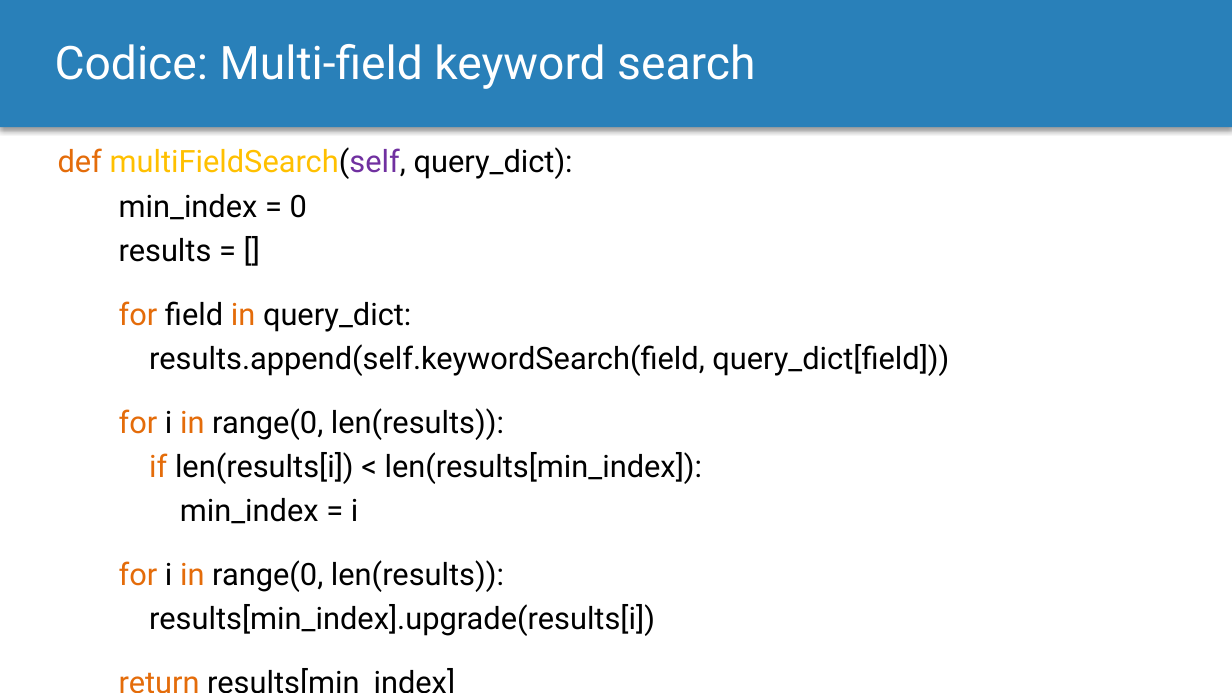
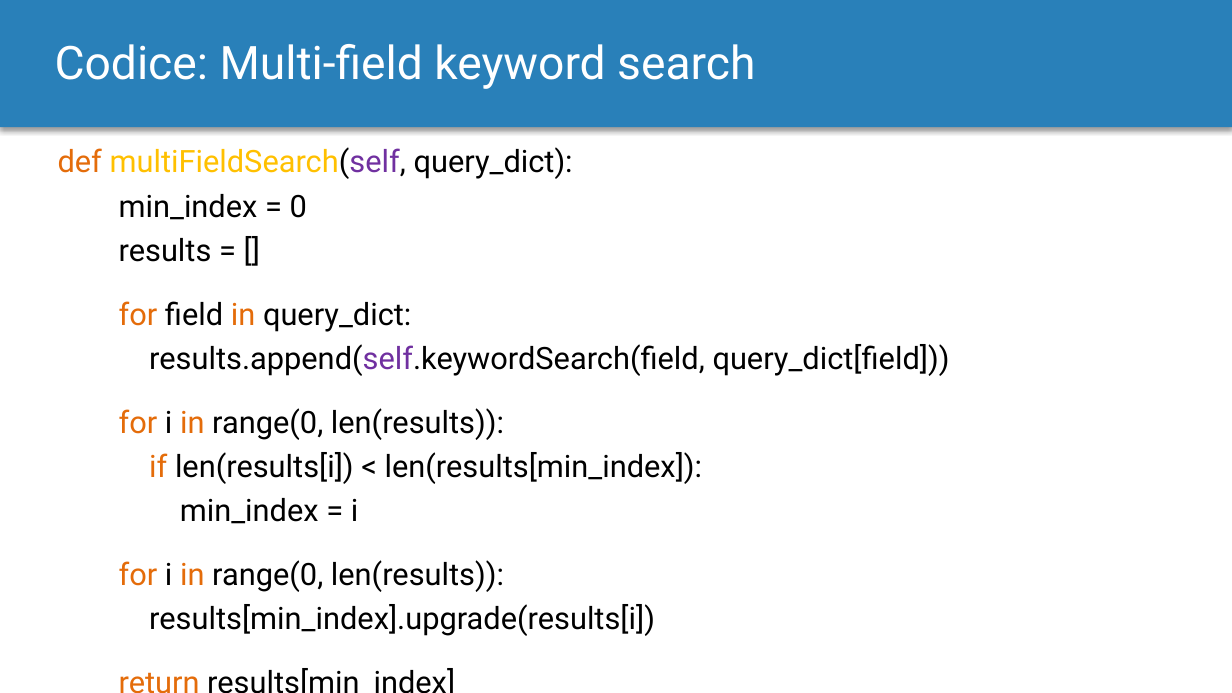
Before and after one commit to MurgoloMichele/GAvI, a slide deck: slide 11 of doc/Progetto.pptx. Drawn at 1232x693 pixels with LibreOffice and Linux fonts; fonts in the diff are those of the drawing. Boxes give left, top, right and bottom in pixels: in the first picture for what was removed or moved away, otherwise in the second. Text is boxed around its words. In the diff, an @@ line names an element or a change of style, - is before the commit and + after.

```diff
--- a/doc/Progetto.pptx
+++ b/doc/Progetto.pptx
@@ text at (149, 344, 950, 376): text colour #000000 to #7030A0 in "results.append(self.keywordSearch(field," @@
```
Also in this commit, not shown: 5 other slides changed, 9 slides added, 2 slides removed, 2 other files.
